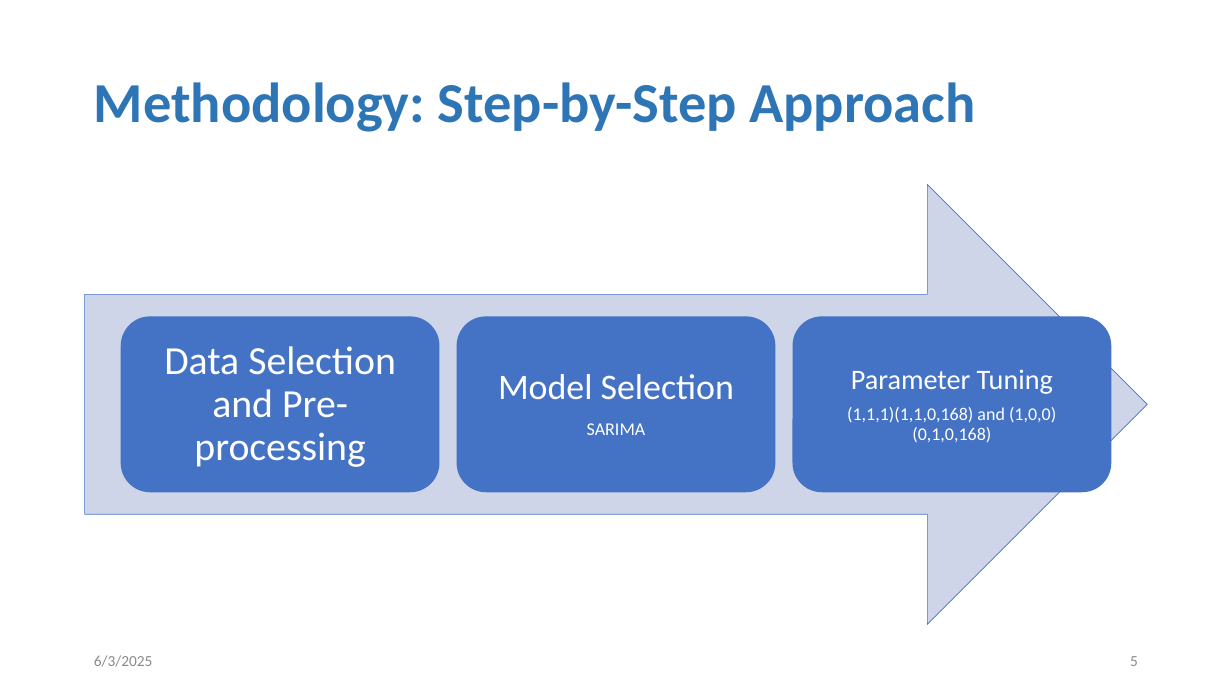
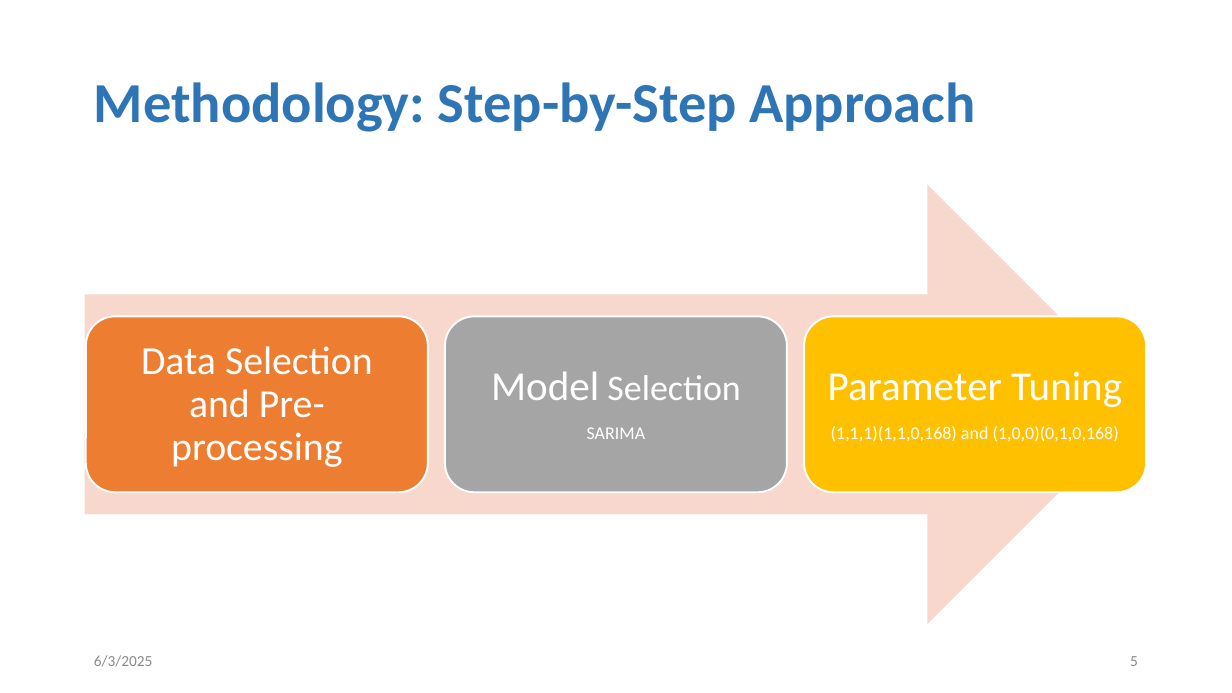
Before and after one commit to tanjilaahmed2/cesnet-anomaly-detection, a slide deck: slide 5 of LBNL Panel Interview_Tanjila.pptm. Drawn at 1232x693 pixels with LibreOffice and Linux fonts; fonts in the diff are those of the drawing. Boxes give left, top, right and bottom in pixels: in the first picture for what was removed or moved away, otherwise in the second. Text is boxed around its words. In the diff, an @@ line names an element or a change of style, - is before the commit and + after.

```diff
--- a/LBNL Panel Interview_Tanjila.pptm
+++ b/LBNL Panel Interview_Tanjila.pptm
@@ right arrow at box(85, 185, 1148, 625): fill #CFD5EA to #F8D7CE; outline #4472C4 0.5 pt to none @@
@@ rounded rectangle: place and size @@
-rounded rectangle at box(121, 316, 440, 492)
+rounded rectangle at box(86, 316, 428, 492)
@@ rounded rectangle at box(86, 316, 428, 492): fill #4472C4 to #ED7D31; outline none to #FFFFFF 1.5 pt @@
@@ text "Data Selection and Pre-processing": place and size @@
-text "Data Selection and Pre-processing" at box(164, 346, 396, 467)
+text "Data Selection and Pre-processing" at box(141, 346, 373, 467)
@@ rounded rectangle: place and size @@
-rounded rectangle at box(457, 316, 775, 492)
+rounded rectangle at box(445, 316, 787, 492)
@@ rounded rectangle at box(445, 316, 787, 492): fill #4472C4 to #A5A5A5; outline none to #FFFFFF 1.5 pt @@
@@ text "Model Selection": place and size @@
-text "Model Selection" at box(498, 374, 734, 435)
+text "Model Selection" at box(491, 371, 740, 439)
@@ rounded rectangle: place and size @@
-rounded rectangle at box(793, 316, 1112, 492)
+rounded rectangle at box(804, 316, 1146, 492)
@@ rounded rectangle at box(804, 316, 1146, 492): fill #4472C4 to #FFC000; outline none to #FFFFFF 1.5 pt @@
@@ text "Parameter Tuning": place and size @@
-text "Parameter Tuning" at box(847, 369, 1056, 443)
+text "Parameter Tuning" at box(828, 371, 1122, 442)
@@ text at box(491, 371, 740, 400): size 28 to 32 pt in "Model" @@
@@ text at box(828, 371, 1122, 407): size 22 to 32 pt in "Parameter Tuning"; more space between paragraphs @@
```
Also in this commit, not shown: 11 other slides changed, 1 slide removed.
